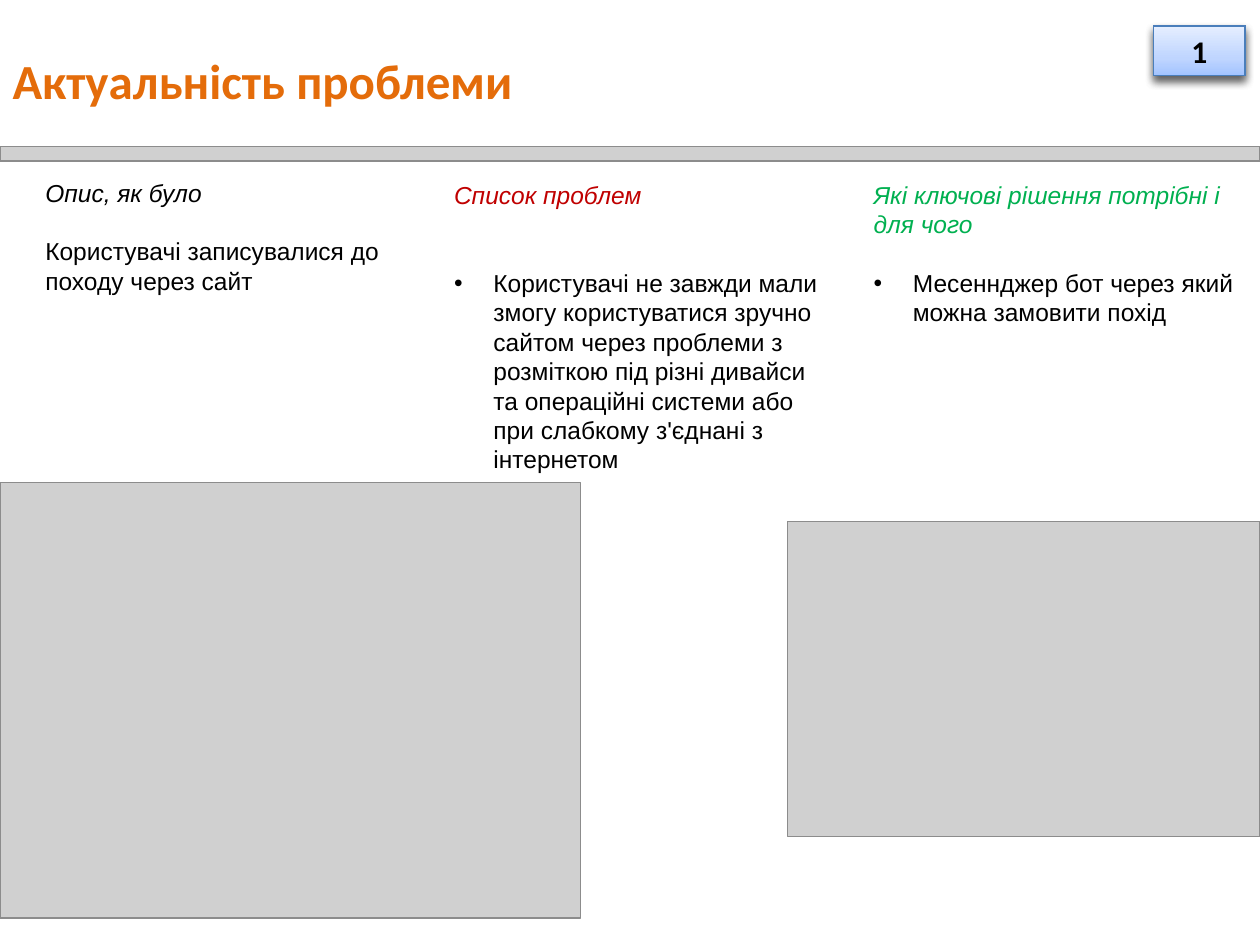
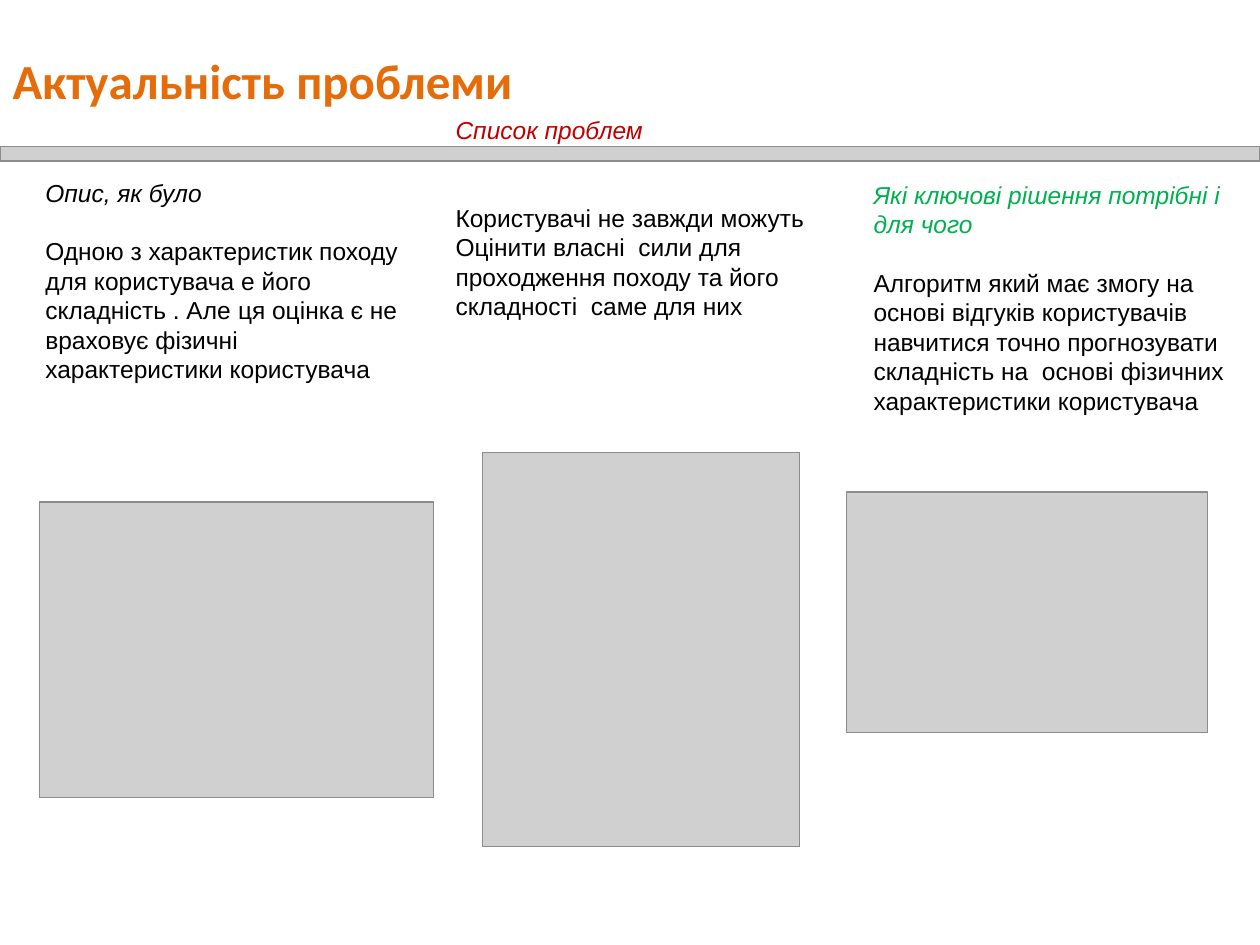
Before and after one commit to SergyMirko/Automation_enterprise_analysis, a slide deck: slide 2 of Презентація.pptx. Drawn at 1260x945 pixels with LibreOffice and Linux fonts; fonts in the diff are those of the drawing; grey boxes stand for pictures. Boxes give left, top, right and bottom in pixels: in the first picture for what was removed or moved away, otherwise in the second. Text is boxed around its words. In the diff, an @@ line names an element or a change of style, - is before the commit and + after.

```diff
--- a/Презентація.pptx
+++ b/Презентація.pptx
@@ rectangle removed at [1154, 26, 1246, 76] @@
-19
@@ rectangle removed at [1154, 26, 1246, 76] @@
-1
@@ text "Список проблем": place and size @@
-text "Список проблем" at [454, 186, 817, 473]
+text "Список проблем" at [456, 121, 804, 320]
@@ text at [456, 209, 804, 320]: text changed @@
-• Користувачі не завжди мали змогу користуватися зручно сайтом через проблеми з розміткою під різні дивайси та операційні системи або при слабкому з'єднані з інтернетом
+Користувачі не завжди можуть
+Оцінити власні сили для проходження походу та його складності саме для них
@@ text at [45, 243, 397, 383]: text changed @@
-Користувачі записувалися до походу через сайт
+Одною з характеристик походу для користувача е його складність . Але ця оцінка є не враховує фізичні характеристики користувача
@@ text at [874, 273, 1224, 415]: text changed @@
-• Месеннджер бот через який можна замовити похід
+Алгоритм який має змогу на основі відгуків користувачів навчитися точно прогнозувати складність на основі фізичних характеристики користувача
@@ picture added at [483, 452, 800, 847] @@
@@ picture removed at [0, 483, 581, 919] @@
@@ picture added at [39, 501, 433, 796] @@
@@ picture added at [847, 493, 1207, 733] @@
@@ picture removed at [788, 522, 1260, 837] @@
```
Also in this commit, not shown: 2 other slides changed, 1 slide added, 3 slides removed, 1 other file.
